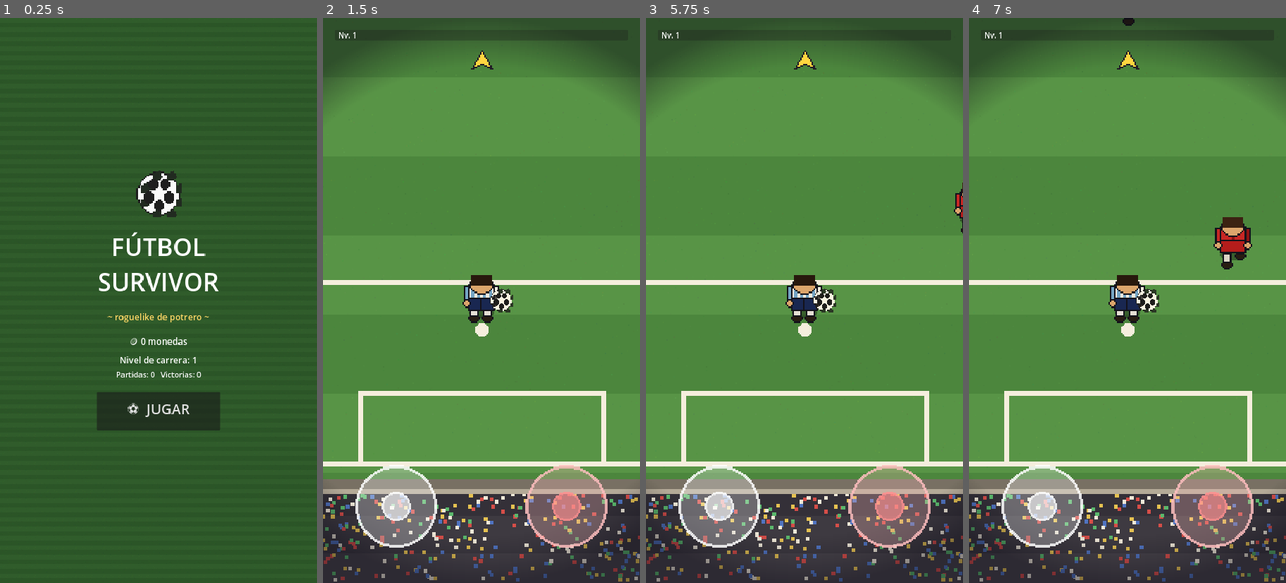
Above: before the commit, frames 1-4 (left to right).
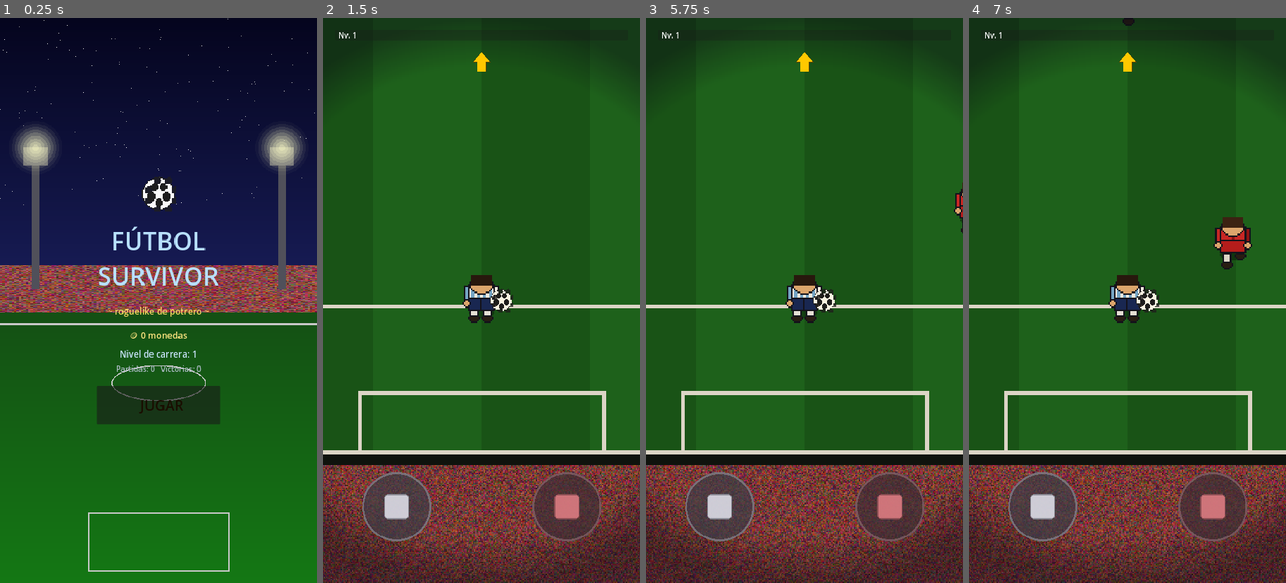
Above: after the commit, the same moments.

Repository: AguCami/game
Game: Godot game, scene res://scenes/MainMenu.tscn
The game is run twice, just before and just after one commit, with the same random seed, the same clock (stepped at 60 frames per second) and the same inputs.
Inputs (mouse positions are in pixels of both pictures, inside the frame that each line leads up to):
- Up to frame 1 (0.25 s): no input
- Up to frame 2 (1.5 s): click "⚽ JUGAR" (after the commit: "JUGAR") at 0.5 s; move the mouse to (551, 272) at 1.27 s; tap Space (gambeta) at 1.35 s; click (551, 272) at 1.42 s
- Up to frame 3 (5.75 s): tap Enter at 2, 3.5, 5 s; drag from (741, 328) to (788, 413) at 2.02 s; tap Space (gambeta) at 2.75, 2.85, 4.25, 4.35 s; move the mouse to (836, 176) at 2.77 s; click (836, 176) at 2.92 s; drag from (788, 413) to (709, 215) at 3.52 s; move the mouse to (899, 385) at 4.27 s; click (899, 385) at 4.42 s; drag from (709, 215) to (756, 159) at 5.02 s
- Up to frame 4 (7 s): move the mouse to (1143, 300) at 5.77 s; tap Space (gambeta) at 5.85 s; click (1143, 300) at 5.92 s; drag from (1079, 159) to (1064, 328) at 6.52 s

The runs differ from the first frame. In frame 1, 82% of the frame differs, in the area x 0-100%, y 0-100%; in frame 2, 95%; in frame 3, 95%; in frame 4, 94%.

Commit message:
art: assets estilo mockups - fondo menú, íconos upgrades, joystick translúcido, flecha dorada
https://claude.ai/code/session_015SJNs4L5Q6biapLr2VKVFK

Diff:
--- a/scenes/MainMenu.tscn
+++ b/scenes/MainMenu.tscn
@@ -1,7 +1,7 @@
 [gd_scene load_steps=4 format=3 uid="uid://main_menu"]
 
 [ext_resource type="Script" path="res://scenes/MainMenu.gd" id="1"]
-[ext_resource type="Texture2D" path="res://assets/sprites/grass.png" id="t_grass"]
+[ext_resource type="Texture2D" path="res://assets/sprites/menu_bg.png" id="t_bg"]
 [ext_resource type="Texture2D" path="res://assets/sprites/ball.png" id="t_ball"]
 
 [node name="MainMenu" type="Control"]
@@ -20,18 +20,9 @@
 anchor_bottom = 1.0
 grow_horizontal = 2
 grow_vertical = 2
-texture = ExtResource("t_grass")
+texture = ExtResource("t_bg")
 expand_mode = 1
-stretch_mode = 1
-
-[node name="Oscurecer" type="ColorRect" parent="."]
-layout_mode = 1
-anchors_preset = 15
-anchor_right = 1.0
-anchor_bottom = 1.0
-grow_horizontal = 2
-grow_vertical = 2
-color = Color(0, 0, 0, 0.35)
+stretch_mode = 6
 
 [node name="VBox" type="VBoxContainer" parent="."]
 layout_mode = 1
@@ -50,7 +41,7 @@
 alignment = 1
 
 [node name="BallIcon" type="TextureRect" parent="VBox"]
-custom_minimum_size = Vector2(160, 160)
+custom_minimum_size = Vector2(120, 120)
 layout_mode = 2
 size_flags_horizontal = 4
 texture = ExtResource("t_ball")
@@ -59,6 +50,7 @@
 
 [node name="Titulo" type="Label" parent="VBox"]
 layout_mode = 2
+theme_override_colors/font_color = Color(0.72, 0.88, 1.0, 1)
 theme_override_font_sizes/font_size = 84
 text = "FÚTBOL
 SURVIVOR"
@@ -78,18 +70,21 @@
 
 [node name="MonedasLabel" type="Label" parent="VBox/StatsBox"]
 layout_mode = 2
+theme_override_colors/font_color = Color(1, 0.9, 0.5, 1)
 theme_override_font_sizes/font_size = 30
 text = "0 monedas"
 horizontal_alignment = 1
 
 [node name="CarreraLabel" type="Label" parent="VBox/StatsBox"]
 layout_mode = 2
+theme_override_colors/font_color = Color(0.8, 0.9, 1.0, 1)
 theme_override_font_sizes/font_size = 30
 text = "Nivel de carrera: 1"
 horizontal_alignment = 1
 
 [node name="RecordLabel" type="Label" parent="VBox/StatsBox"]
 layout_mode = 2
+theme_override_colors/font_color = Color(0.7, 0.75, 0.8, 1)
 theme_override_font_sizes/font_size = 26
 text = "Partidas: 0   Victorias: 0"
 horizontal_alignment = 1
@@ -98,5 +93,6 @@
 custom_minimum_size = Vector2(420, 130)
 layout_mode = 2
 size_flags_horizontal = 4
+theme_override_colors/font_color = Color(0.1, 0.05, 0.0, 1)
 theme_override_font_sizes/font_size = 48
-text = "⚽  JUGAR"
+text = "  JUGAR"
--- a/upgrades/UpgradeMenu.gd
+++ b/upgrades/UpgradeMenu.gd
@@ -15,11 +15,29 @@
 signal skill_elegida(skill: SkillBase)
 
 
+const _ICONOS := {
+	"multishot": "res://assets/sprites/icon_multishot.png",
+	"speedboost": "res://assets/sprites/icon_speedboost.png",
+	"forcefield": "res://assets/sprites/icon_forcefield.png",
+}
+
 func _ready() -> void:
 	process_mode = Node.PROCESS_MODE_ALWAYS
 	panel.visible = false
-	pool_skills = [MultiShotBall.new(), SpeedBoost.new(), ForceField.new()]
+	var multi := MultiShotBall.new()
+	var speed := SpeedBoost.new()
+	var force := ForceField.new()
+	_asignar_icono(multi, "multishot")
+	_asignar_icono(speed, "speedboost")
+	_asignar_icono(force, "forcefield")
+	pool_skills = [multi, speed, force]
 	GameManager.mostrar_upgrades.connect(abrir)
+
+
+func _asignar_icono(skill: SkillBase, key: String) -> void:
+	var path: String = _ICONOS.get(key, "")
+	if path != "" and ResourceLoader.exists(path):
+		skill.icono = load(path)
 
 
 func configurar(p_player: PlayerAgent, p_shooting: ShootingSystem) -> void:
@@ -43,11 +61,22 @@
 
 	for skill in opciones:
 		var btn := Button.new()
-		btn.custom_minimum_size = Vector2(300, 380)
+		btn.custom_minimum_size = Vector2(280, 360)
 		btn.focus_mode = Control.FOCUS_NONE
 		btn.pressed.connect(_on_skill_seleccionada.bind(skill))
 
-		# Contenido como Label hijo: permite autowrap (Button no lo soporta en 4.2)
+		# Ícono de la skill
+		var icon_tex: Texture2D = skill.icono
+		if icon_tex:
+			var icon_rect := TextureRect.new()
+			icon_rect.texture = icon_tex
+			icon_rect.expand_mode = TextureRect.EXPAND_FIT_WIDTH
+			icon_rect.stretch_mode = TextureRect.STRETCH_KEEP_ASPECT_CENTERED
+			icon_rect.custom_minimum_size = Vector2(120, 120)
+			icon_rect.size_flags_horizontal = Control.SIZE_SHRINK_CENTER
+			icon_rect.mouse_filter = Control.MOUSE_FILTER_IGNORE
+			btn.add_child(icon_rect)
+
 		var lbl := Label.new()
 		lbl.text = "%s\n\nNv. %d → %d\n\n%s" % [
 			skill.nombre, skill.nivel_actual, skill.nivel_actual + 1, skill.descripcion
@@ -56,10 +85,11 @@
 		lbl.horizontal_alignment = HORIZONTAL_ALIGNMENT_CENTER
 		lbl.vertical_alignment = VERTICAL_ALIGNMENT_CENTER
 		lbl.set_anchors_preset(Control.PRESET_FULL_RECT)
+		lbl.offset_top = 130.0
 		lbl.offset_left = 14.0
 		lbl.offset_right = -14.0
 		lbl.mouse_filter = Control.MOUSE_FILTER_IGNORE
-		lbl.add_theme_font_size_override("font_size", 30)
+		lbl.add_theme_font_size_override("font_size", 28)
 		btn.add_child(lbl)
 
 		opciones_container.add_child(btn)
Binary file changed: assets/sprites/arrow.png
Binary file added: assets/sprites/icon_forcefield.png
Binary file added: assets/sprites/icon_multishot.png
Binary file added: assets/sprites/icon_speedboost.png
Binary file added: assets/sprites/menu_bg.png
Binary file changed: assets/sprites/stadium.png
Binary file changed: assets/sprites/stick_base.png
Binary file changed: assets/sprites/stick_knob.png
